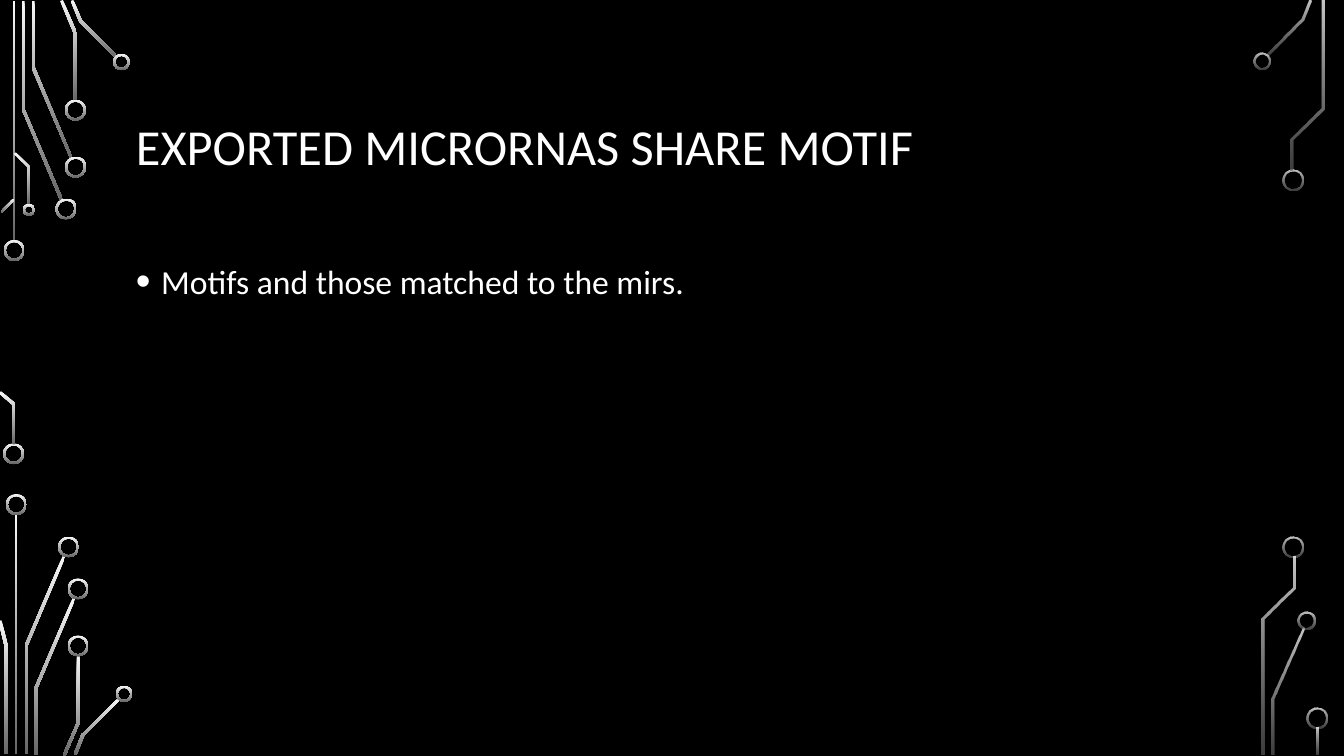
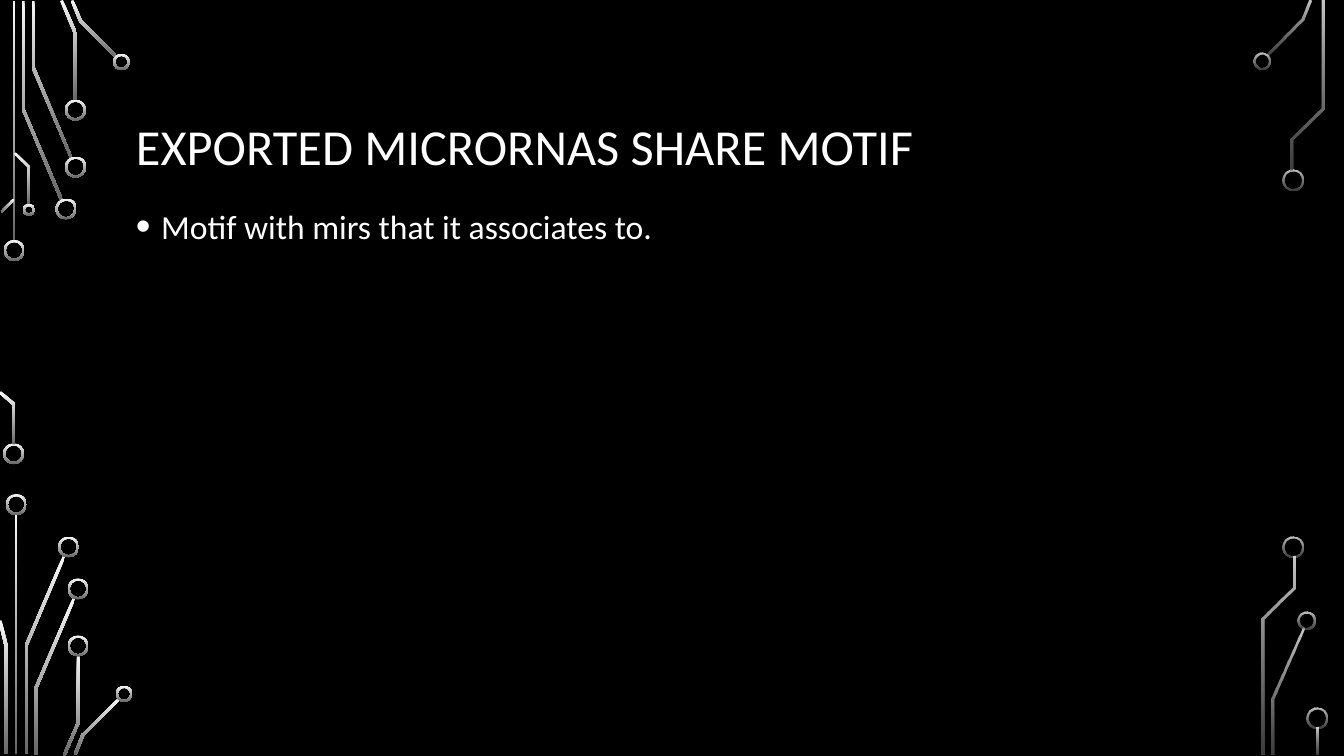
Before and after one commit to HarleyRobinson/Honours2, a slide deck: slide 7 of BackgroundInfo/MeetingSept.pptx. Drawn at 1344x756 pixels with LibreOffice and Linux fonts; fonts in the diff are those of the drawing; background and template pictures are left out. Boxes give left, top, right and bottom in pixels: in the first picture for what was removed or moved away, otherwise in the second. Text is boxed around its words. In the diff, an @@ line names an element or a change of style, - is before the commit and + after.

```diff
--- a/BackgroundInfo/MeetingSept.pptx
+++ b/BackgroundInfo/MeetingSept.pptx
@@ text at (161, 215, 652, 240): text changed @@
-• Motifs and those matched to the mirs.
+• Motif with mirs that it associates to.
```
Also in this commit, not shown: 8 other slides changed, 1 slide added, 1 slide removed, 22 other files.
